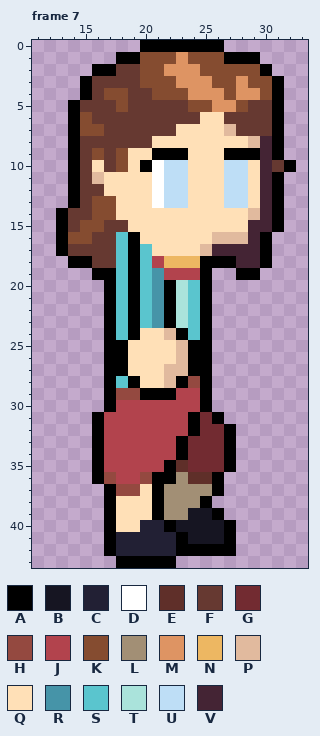
Pixel-art file: Aseprite/MC (Gracey)/Gracey - Walk.aseprite. Above: the version before the commit.
44x44 pixels, 8 frames. Shown: frame 7: x 11..33, y 0..43.
Visible layers, top first: "Outline", "Head", "Body".
Palette (. is transparent): A #000000  B #161522  C #222034  D #ffffff  E #5f2f29  F #663931  G #722b31  H #944940  J #b2434d  K #854c30  L #a28f75  M #de9463  N #edb762  P #e1ba9e  Q #ffe0b7  R #4694a8  S #5ac5ce  T #aae3db  U #bedef6  V #442434
Pixels before, frame 7, first column x 13:
 0 .......AAAAAAA......
 1 .....AAKKKMKKKAAA...
 2 ...AAFFKKMMMKKKKKA..
 3 ..AFFFFKKKMMMKKMKKA.
 4 ..AFKKFFKKKMMMKMMKA.
 5 .AFFFKFFFFFKKMMKFFA.
 6 .AKFFFFFFFFFQQFFFFA.
 7 .AKKFFFFFFQQQQPFFFA.
 8 .AFFFFFFQQQQQQQQPVA.
 9 .AFKFKQQAAAQQQAAAVA.
10 .AFQFKQADUUQQQUUQVFA
11 .AFPQQQQDUUQQQUUQVA.
12 .AFFQQQQDUUQQQUUQVA.
13 .AFKKQQQDUUQQQUUQVA.
14 AFFKKQQQQQQQQQQQPVA.
15 AFKKFFQQQQQQQQQQVVA.
16 AKKFFSAQQQQQQPPPVA..
17 AFFFFSASQQQQPVVVVA..
18 .AAFFSASJNNNAAAVVA..
19 ...AASASRJJJA..AA...
20 ....ASASRATSA.......
21 ....ASASRATSA.......
22 ....ASASRATSA.......
23 ....ASASRATSA.......
24 ....ASAQQPASA.......
25 ....AAQQQQPAA.......
26 ....AAQQQQPAA.......
27 ....AAQQQPPAA.......
28 ....ASAQQPAHA.......
29 ....AHHAAAJJA.......
30 ....AJJJJJJJA.......
31 ...AJJJJJJJAGA......
32 ...AJJJJJJJAGGA.....
33 ...AJJJJJJAGGGA.....
34 ...AJJJJJJAGGGA.....
35 ...AJJJJJAEGGGA.....
36 ...AHJJHAALEEA......
37 ....AHHQALLLLA......
38 ....AQQQALLLA.......
39 ....AQQQALLBBA......
40 ....AQQCCABBBBA.....
41 ....ACCCCCABBBA.....
42 ....ACCCCCAAAAA.....
43 .....AAAAA..........
After:
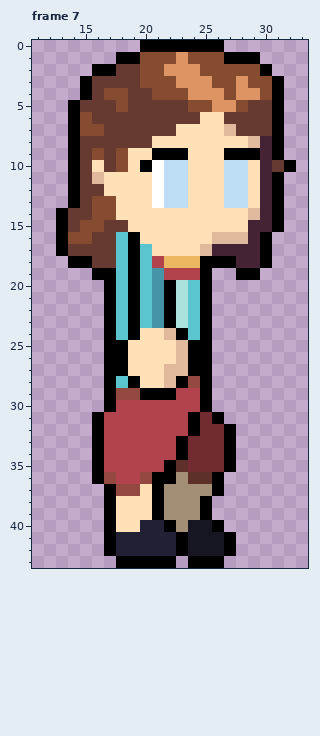
Changes in this commit:
{"where": "frame 7, layers \"Outline\", \"Body\""}
{"frame":7,"y":39,"x":24,"old":"BBA","new":"LA."}
{"frame":7,"y":40,"x":23,"old":"B","new":"L"}
{"frame":7,"y":40,"x":26,"old":"BA","new":"A."}
{"frame":7,"y":42,"x":24,"old":"AAA","new":"BBB"}
{"frame":7,"y":43,"x":24,"old":"...","new":"AAA"}
